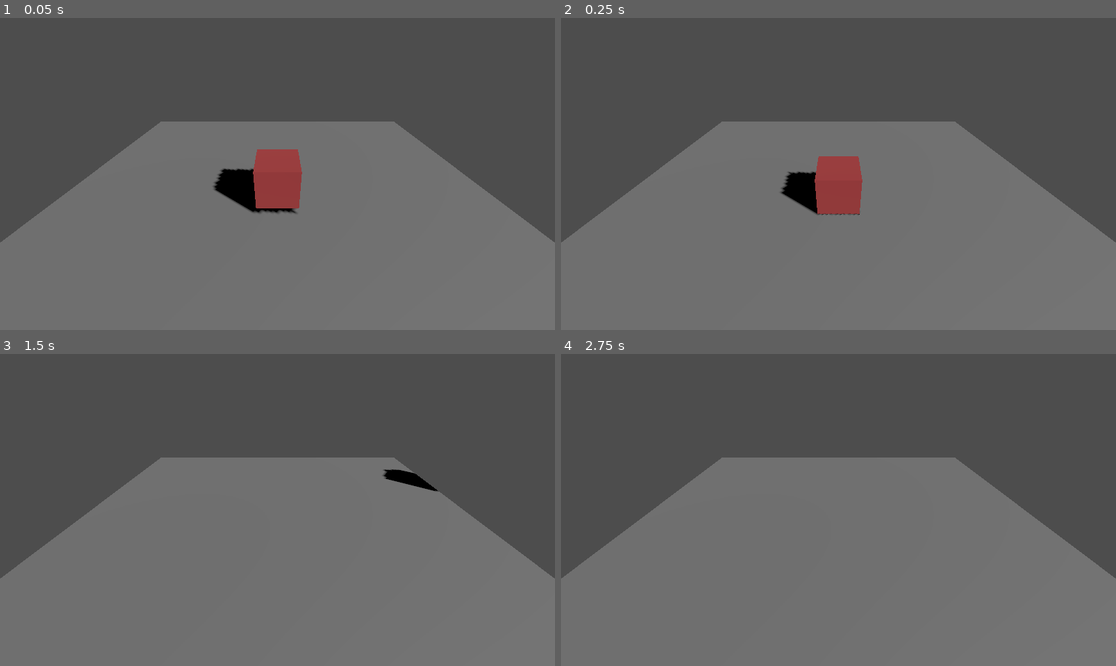
Above: before the commit, frames 1-4 (two rows, left to right).
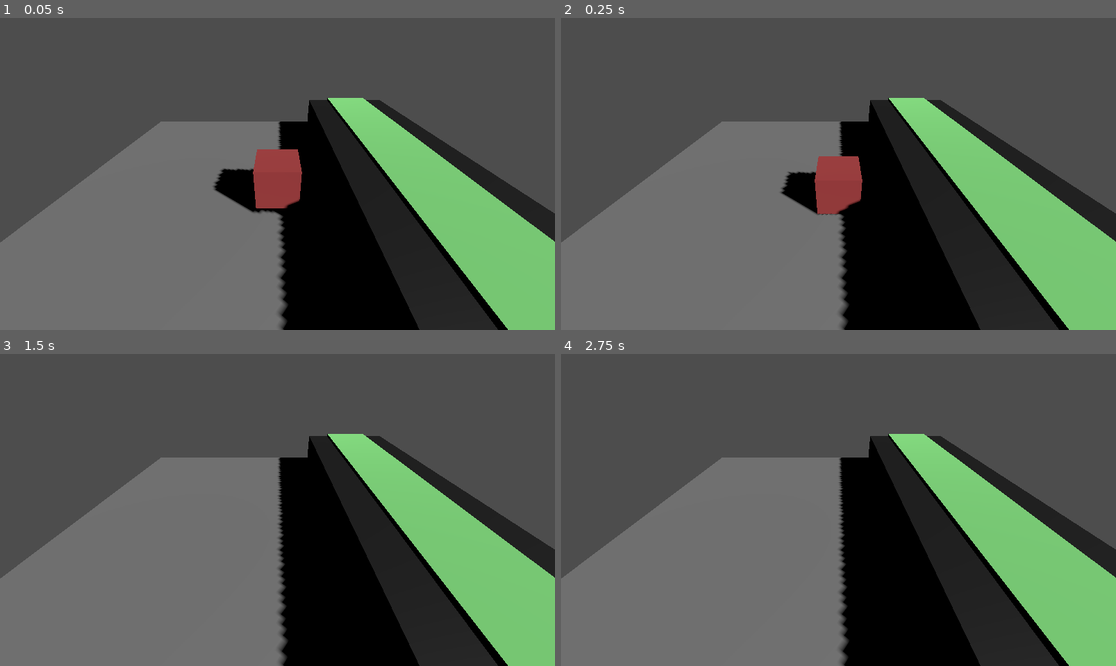
Above: after the commit, the same moments.

Repository: Torquelus/Ludum-Dare-53
Game: Godot game, scene res://scenes/taniyaTest.tscn
Two runs of this game, one before a commit and one after it. Both use one fixed random seed, a clock stepped at 60 frames per second and the inputs below. Before the commit the project starts from res://scenes/3dboxtestscene.tscn.
Inputs:
- Up to frame 1 (0.05 s): no input
- Up to frame 2 (0.25 s): no input
- Up to frame 3 (1.5 s): tap Enter (ui_accept) at 0.5, 0.77 s; hold Right (ui_right) 0.53-1.28 s; hold Down (ui_down) from 1.28 s (still down)
- Up to frame 4 (2.75 s): tap Enter (ui_accept) at 1.52, 2 s; release Down (ui_down) at 2.03 s; hold Right (ui_right) from 2.03 s (still down)

The runs differ from the first frame. In frame 1, 30% of the frame differs, in the area x 49-100%, y 25-100%; in frame 2, 30%; in frame 3, 30%, in the area x 50-100%, y 25-100%; in frame 4, 30%.

Commit message:
Added Layers Names and Started with the conveyer Belt Test

Diff:
--- a/project.godot
+++ b/project.godot
@@ -11,6 +11,12 @@
 [application]
 
 config/name="Ludum Dare 53"
-run/main_scene="res://scenes/3dboxtestscene.tscn"
+run/main_scene="res://scenes/taniyaTest.tscn"
 config/features=PackedStringArray("4.0", "Forward Plus")
 config/icon="res://icon.svg"
+
+[layer_names]
+
+3d_physics/layer_1="Environment"
+3d_physics/layer_2="Player Box"
+3d_physics/layer_3="Player Ball"
--- /dev/null
+++ b/scenes/conveyer.tscn
@@ -0,0 +1,53 @@
+[gd_scene load_steps=8 format=3 uid="uid://dp8mhth1eyngm"]
+
+[ext_resource type="Script" path="res://scripts/conveyer.gd" id="1_fqmyc"]
+
+[sub_resource type="BoxShape3D" id="BoxShape3D_q721j"]
+size = Vector3(1.5, 1.2, 10)
+
+[sub_resource type="StandardMaterial3D" id="StandardMaterial3D_fgqjr"]
+transparency = 1
+albedo_color = Color(0.588235, 0.992157, 0.568627, 1)
+
+[sub_resource type="BoxMesh" id="BoxMesh_ucobj"]
+material = SubResource("StandardMaterial3D_fgqjr")
+size = Vector3(1.5, 1.2, 10)
+
+[sub_resource type="StandardMaterial3D" id="StandardMaterial3D_ba3d8"]
+albedo_color = Color(0.239216, 0.239216, 0.239216, 1)
+metallic = 0.56
+metallic_specular = 0.72
+roughness = 0.43
+clearcoat_enabled = true
+clearcoat_roughness = 0.45
+
+[sub_resource type="BoxMesh" id="BoxMesh_ib6qb"]
+material = SubResource("StandardMaterial3D_ba3d8")
+size = Vector3(3, 1, 10)
+
+[sub_resource type="BoxShape3D" id="BoxShape3D_4gaog"]
+size = Vector3(3, 1, 10)
+
+[node name="Conveyer" type="StaticBody3D"]
+transform = Transform3D(1, 0, 0, 0, 1, 0, 0, 0, 1, 2.85448, 0, 0)
+collision_mask = 2
+script = ExtResource("1_fqmyc")
+
+[node name="ConveyerArea" type="Area3D" parent="."]
+collision_mask = 2
+
+[node name="CollisionShape3D" type="CollisionShape3D" parent="ConveyerArea"]
+shape = SubResource("BoxShape3D_q721j")
+
+[node name="MeshInstance3D" type="MeshInstance3D" parent="ConveyerArea"]
+mesh = SubResource("BoxMesh_ucobj")
+skeleton = NodePath("../CollisionShape3D")
+
+[node name="MeshInstance3D" type="MeshInstance3D" parent="."]
+mesh = SubResource("BoxMesh_ib6qb")
+
+[node name="CollisionShape3D" type="CollisionShape3D" parent="."]
+shape = SubResource("BoxShape3D_4gaog")
+
+[connection signal="body_entered" from="ConveyerArea" to="." method="_on_conveyer_area_body_entered"]
+[connection signal="body_exited" from="ConveyerArea" to="." method="_on_conveyer_area_body_exited"]
--- a/scenes/3dboxtestscene.tscn
+++ b/scenes/taniyaTest.tscn
@@ -1,16 +1,18 @@
-[gd_scene load_steps=7 format=3 uid="uid://qfwd00wxp2x7"]
+[gd_scene load_steps=9 format=3 uid="uid://covb3os5wnfd7"]
 
-[ext_resource type="Script" path="res://scripts/playerball.gd" id="1_cxga4"]
+[ext_resource type="Script" path="res://scripts/Hollow Box.gd" id="1_cjt17"]
+[ext_resource type="Script" path="res://scripts/playerball.gd" id="1_oq5xn"]
+[ext_resource type="PackedScene" uid="uid://dp8mhth1eyngm" path="res://scenes/conveyer.tscn" id="2_l1foq"]
 
 [sub_resource type="BoxShape3D" id="BoxShape3D_dh1m8"]
 size = Vector3(1, 0.03, 1)
 
-[sub_resource type="StandardMaterial3D" id="StandardMaterial3D_jdjq6"]
+[sub_resource type="StandardMaterial3D" id="StandardMaterial3D_yxs1c"]
 albedo_color = Color(0.752941, 0.282353, 0.286275, 0.72549)
 refraction_scale = 0.01
 
 [sub_resource type="BoxMesh" id="BoxMesh_ldj57"]
-material = SubResource("StandardMaterial3D_jdjq6")
+material = SubResource("StandardMaterial3D_yxs1c")
 
 [sub_resource type="SphereShape3D" id="SphereShape3D_7df2l"]
 radius = 0.25
@@ -22,6 +24,9 @@
 [node name="Node3D" type="Node3D"]
 
 [node name="Hollow Box" type="RigidBody3D" parent="."]
+collision_layer = 2
+collision_mask = 5
+script = ExtResource("1_cjt17")
 
 [node name="Top" type="CollisionShape3D" parent="Hollow Box"]
 transform = Transform3D(1, 0, 0, 0, 1, 0, 0, 0, 1, 0, 0.5, 0)
@@ -51,7 +56,9 @@
 mesh = SubResource("BoxMesh_ldj57")
 
 [node name="Player" type="RigidBody3D" parent="."]
-script = ExtResource("1_cxga4")
+collision_layer = 4
+collision_mask = 2
+script = ExtResource("1_oq5xn")
 
 [node name="CollisionShape3D" type="CollisionShape3D" parent="Player"]
 shape = SubResource("SphereShape3D_7df2l")
@@ -72,3 +79,8 @@
 [node name="DirectionalLight3D" type="DirectionalLight3D" parent="."]
 transform = Transform3D(0.60208, -0.444791, 0.663069, 0, 0.83046, 0.557079, -0.798436, -0.335406, 0.500003, 0, 4.89652, 0)
 shadow_enabled = true
+
+[node name="Conveyer" parent="." instance=ExtResource("2_l1foq")]
+
+[connection signal="applyConveyerForce" from="Conveyer" to="Hollow Box" method="_on_apply_conveyer_force"]
+[connection signal="disableConveyerForce" from="Conveyer" to="Hollow Box" method="_on_disable_conveyer_force"]
--- /dev/null
+++ b/scripts/Hollow Box.gd
@@ -0,0 +1,20 @@
+extends RigidBody3D
+
+
+# Called when the node enters the scene tree for the first time.
+func _ready():
+	pass # Replace with function body.
+
+
+# Called every frame. 'delta' is the elapsed time since the previous frame.
+func _process(delta):
+	pass
+
+
+func _on_apply_conveyer_force(direction):
+	print("hello")
+	set_linear_velocity(direction)
+
+
+func _on_disable_conveyer_force():
+	set_linear_velocity(Vector3.ZERO)
--- /dev/null
+++ b/scripts/conveyer.gd
@@ -0,0 +1,26 @@
+extends StaticBody3D
+
+
+signal applyConveyerForce
+signal disableConveyerForce
+
+@export var conveyerDirection: Vector3 = Vector3(0,0,1);
+@export var conveyerStrength: int = 6;
+
+# Called when the node enters the scene tree for the first time.
+func _ready():
+	pass # Replace with function body.
+
+
+# Called every frame. 'delta' is the elapsed time since the previous frame.
+func _process(delta):
+	pass
+
+
+func _on_conveyer_area_body_entered(body):
+	applyConveyerForce.emit(conveyerDirection*conveyerStrength)
+
+
+
+func _on_conveyer_area_body_exited(body):
+	disableConveyerForce.emit()
